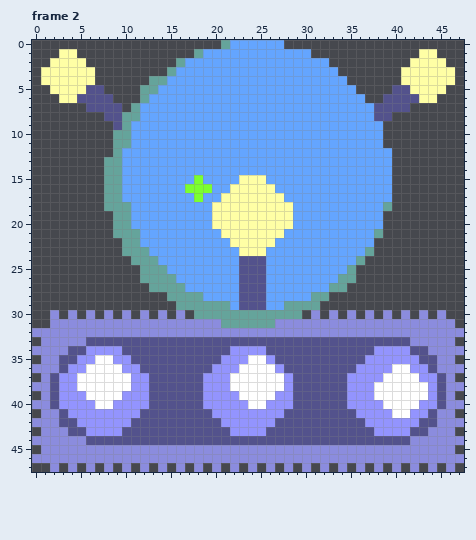
Pixel-art file -- Sprites/plasma_anims/plasma_hwalk.aseprite. The first picture shows the starting point.
48x48 pixels, 8 frames. Shown: frame 2. The commit also changed other frames, which this record leaves out.
After:
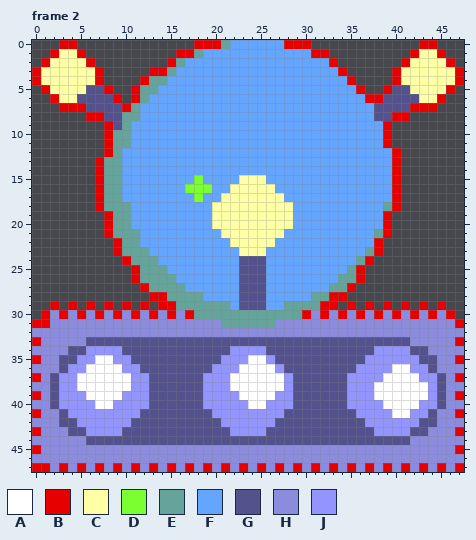
Palette (. is transparent): A #ffffff  B #e60000  C #ffffa5  D #7bff30  E #65a49b  F #64a5ff  G #53528c  H #8b8cde  J #9394fe
Change:
layer "Layer 3 #2" added
Frame 2, layer "Layer 3 #2":
y 0: x 3..4 .. -> BB; x 18..20 ... -> BBB; x 28..30 ... -> BBB; x 43..44 .. -> BB
y 1: x 2 . -> B; x 5 . -> B; x 16..17 .. -> BB; x 31..32 .. -> BB; x 42 . -> B; x 45 . -> B
y 2: x 1 . -> B; x 6 . -> B; x 15 . -> B; x 33 . -> B; x 41 . -> B; x 46 . -> B
y 3: x 0 . -> B; x 7 . -> B; x 13..14 .. -> BB; x 34 . -> B; x 40 . -> B; x 47 . -> B
y 4: x 0 . -> B; x 7 . -> B; x 12 . -> B; x 35 . -> B; x 40 . -> B; x 47 . -> B
y 5: x 1 . -> B; x 8 . -> B; x 11 . -> B; x 36 . -> B; x 39 . -> B; x 46 . -> B
y 6: x 2 . -> B; x 9 . -> B; x 11 . -> B; x 37..38 .. -> BB; x 45 . -> B
y 7: x 3..5 ... -> BBB; x 10 . -> B; x 42..44 ... -> BBB
y 8: x 6..7 .. -> BB; x 40..41 .. -> BB
y 9..11: x 8 . -> B; x 39 . -> B
y 12: x 8 . -> B; x 40 . -> B
y 13..18: x 7 . -> B; x 40 . -> B
y 19..21: x 8 . -> B; x 39 . -> B
y 22..23: x 9 . -> B; x 38 . -> B
y 24: x 10 . -> B; x 37 . -> B
y 25..26: x 11 . -> B; x 36 . -> B
y 27: x 12 . -> B; x 35 . -> B
y 28: x 13..14 .. -> BB; x 33..34 .. -> BB
y 29: x 2 . -> B; x 4 . -> B; x 6 . -> B; x 8 . -> B; x 10 . -> B; x 12 . -> B; x 14..15 .. -> BB; x 32..33 .. -> BB; x 35 . -> B; x 37 . -> B; x 39 . -> B; x 41 . -> B; x 43 . -> B; x 45 . -> B
y 30: x 1 . -> B; x 3 . -> B; x 5 . -> B; x 7 . -> B; x 9 . -> B; x 11 . -> B; x 13 . -> B; x 15 . -> B; x 17 . -> B; x 30 . -> B; x 32 . -> B; x 34 . -> B; x 36 . -> B; x 38 . -> B; x 40 . -> B; x 42 . -> B; x 44 . -> B; x 46 . -> B
y 31: x 0..1 .. -> BB; x 47 . -> B
y 33: x 0 . -> B; x 47 . -> B
y 35: x 0 . -> B; x 47 . -> B
y 37: x 0 . -> B; x 47 . -> B
y 39: x 0 . -> B; x 47 . -> B
y 41: x 0 . -> B; x 47 . -> B
y 43: x 0 . -> B; x 47 . -> B
y 45: x 0 . -> B; x 47 . -> B
y 47: x 0..1 .. -> BB; x 3 . -> B; x 5 . -> B; x 7 . -> B; x 9 . -> B; x 11 . -> B; x 13 . -> B; x 15 . -> B; x 17 . -> B; x 19 . -> B; x 21 . -> B; x 23 . -> B; x 25 . -> B; x 27 . -> B; x 29 . -> B; x 31 . -> B; x 33 . -> B; x 35 . -> B; x 37 . -> B; x 39 . -> B; x 41 . -> B; x 43 . -> B; x 45 . -> B; x 47 . -> B
